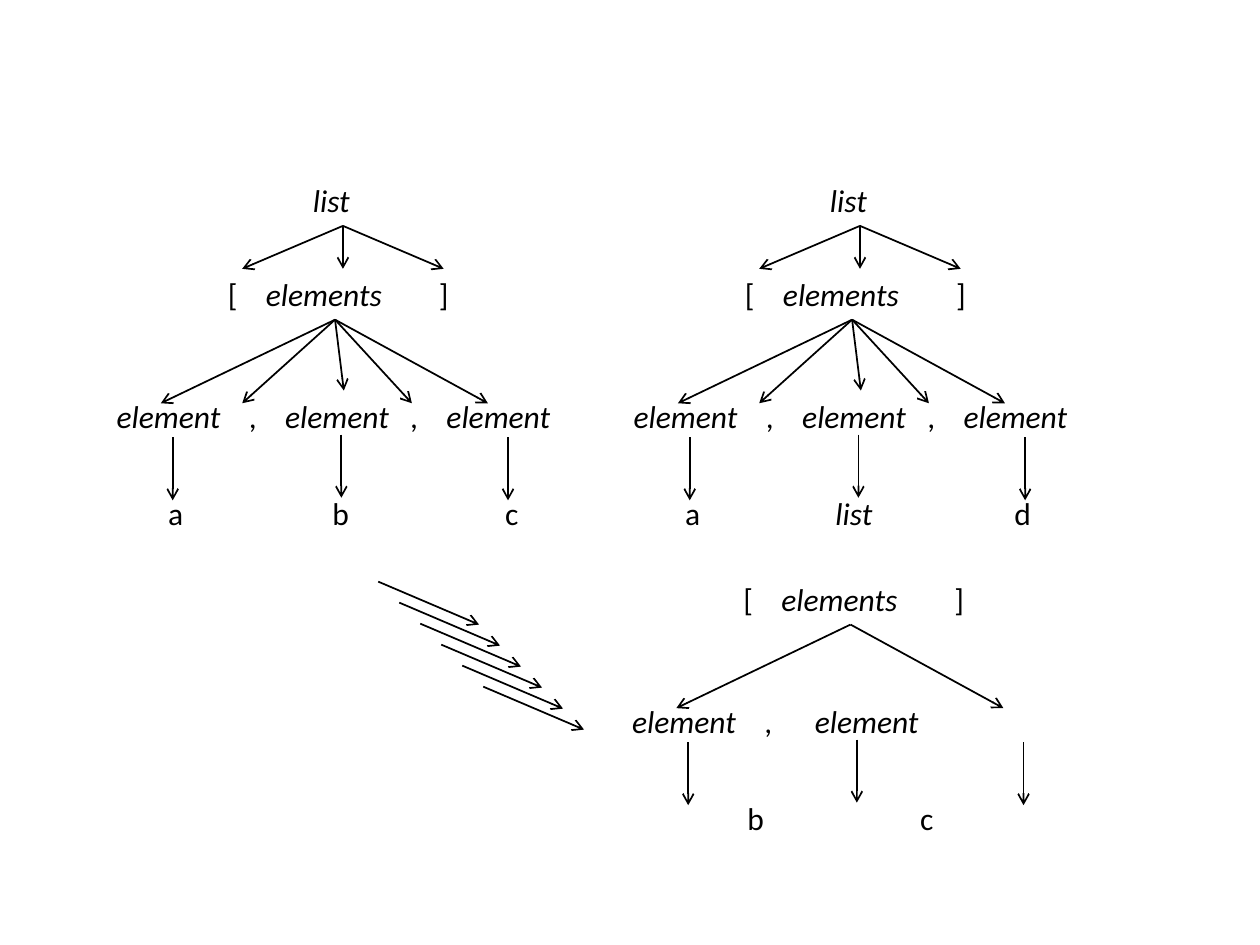
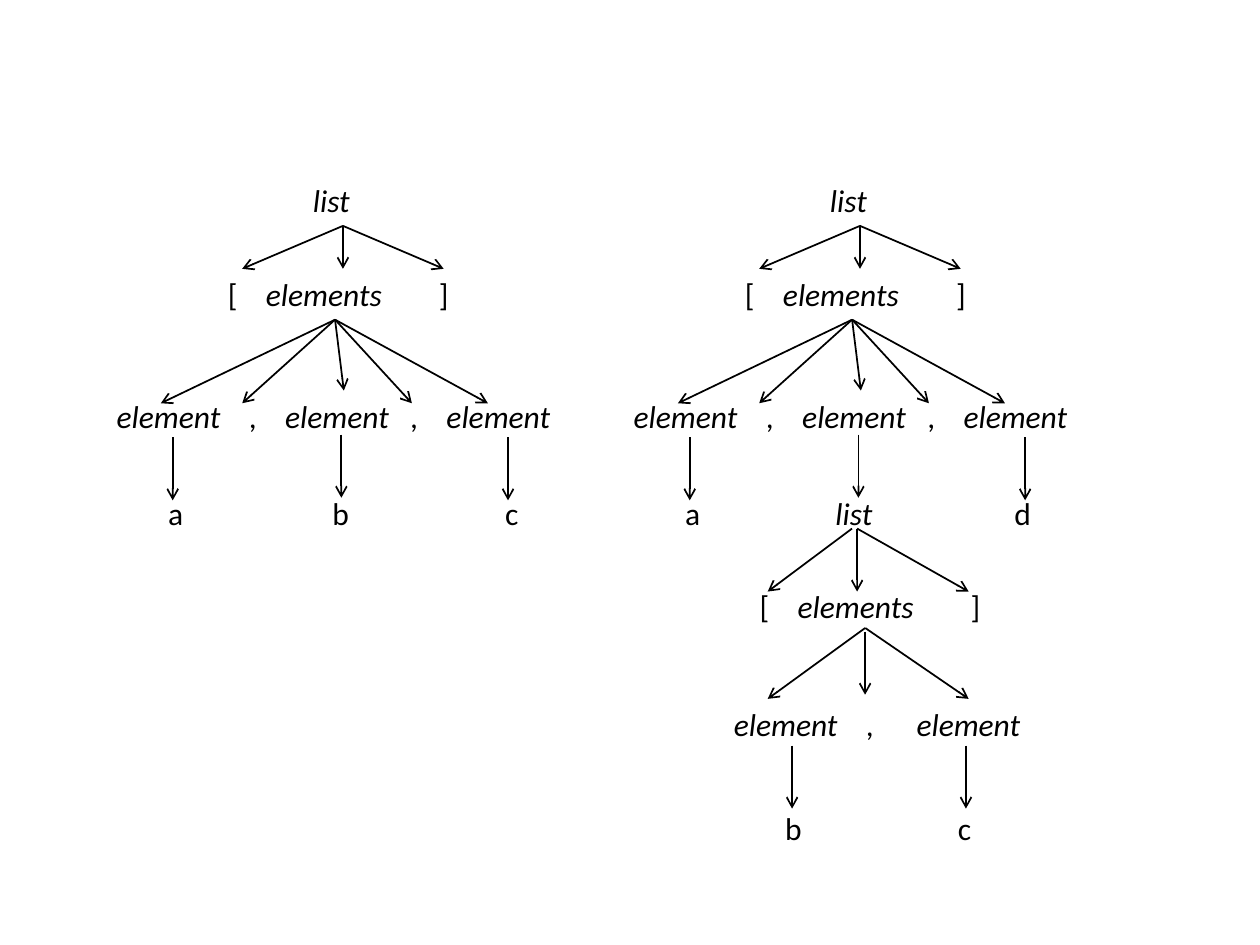
Before and after one commit to rrodini/PSGV-DSL, a slide deck: slide 3 of Lecture/images/bobs-images.pptx. Drawn at 1260x945 pixels with LibreOffice and Linux fonts; fonts in the diff are those of the drawing. Boxes give left, top, right and bottom in pixels: in the first picture for what was removed or moved away, otherwise in the second. Text is boxed around its words. In the diff, an @@ line names an element or a change of style, - is before the commit and + after.

Commit message:
Updates for Lecture 9

```diff
--- a/Lecture/images/bobs-images.pptx
+++ b/Lecture/images/bobs-images.pptx
@@ arrow moved from (399, 602) - (500, 645) to (852, 528) - (767, 591) @@
@@ arrow moved from (378, 582) - (479, 625) to (857, 528) - (969, 591) @@
@@ arrow added from (857, 528) to (857, 591), #000000 1 pt @@
@@ text "[ elements ]" rewrapped from (x1=781, y1=589, x2=897, y2=612) to (x1=798, y1=591, x2=914, y2=619) @@
@@ arrow removed from (421, 624) to (522, 667) @@
@@ arrow moved from (850, 625) - (677, 708) to (866, 627) - (767, 699) @@
@@ arrow moved from (850, 625) - (1003, 708) to (866, 627) - (969, 699) @@
@@ arrow removed from (441, 645) to (542, 688) @@
@@ arrow moved from (857, 740) - (857, 803) to (866, 631) - (866, 694) @@
@@ arrow removed from (462, 665) to (563, 708) @@
@@ arrow removed from (484, 687) to (585, 730) @@
@@ text "element , element" rewrapped from (x1=632, y1=706, x2=919, y2=734) to (x1=734, y1=714, x2=1021, y2=737) @@
@@ arrow moved from (688, 742) - (688, 805) to (793, 746) - (793, 809) @@
@@ arrow moved from (1023, 742) - (1023, 805) to (966, 746) - (966, 809) @@
@@ text "b c" moved from (x1=747, y1=808, x2=933, y2=831) to (x1=785, y1=818, x2=971, y2=841) @@
```
Also in this commit, not shown: 2 other files.
